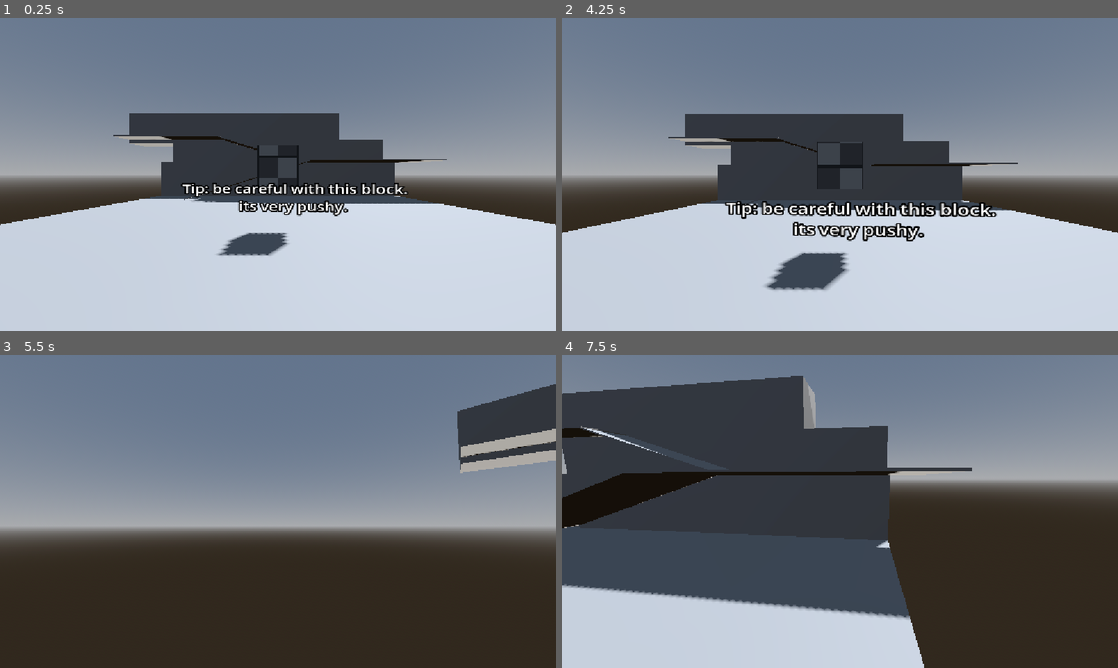
Above: before the commit, frames 1-4 (two rows, left to right).
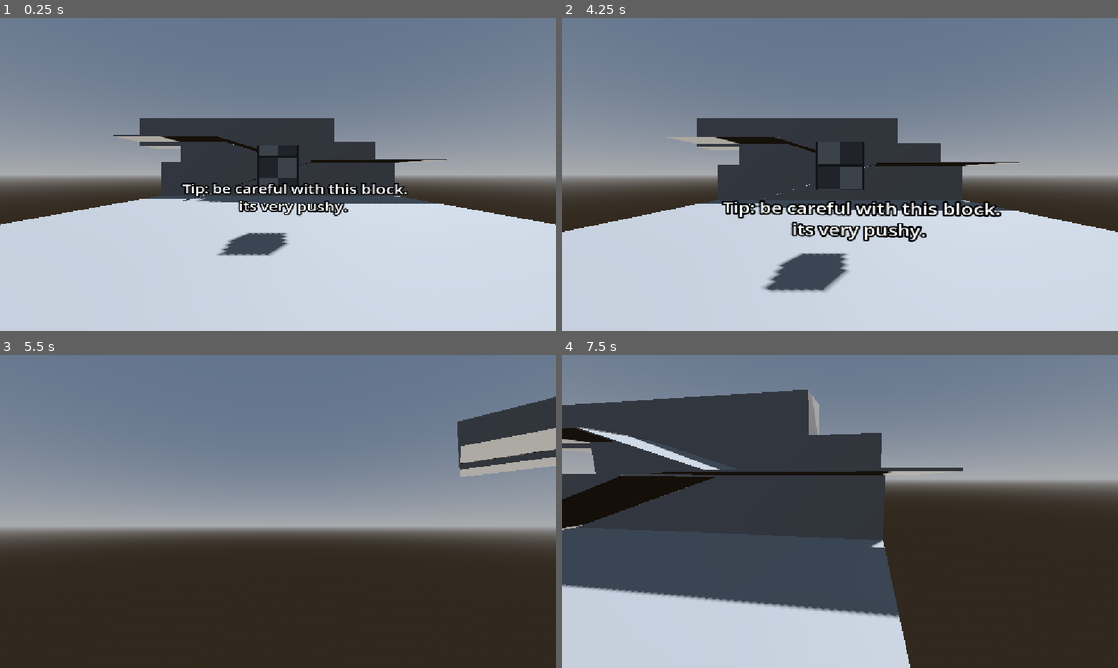
Above: after the commit, the same moments.

Repository: angrypig555/haven-game-2026
Game: Godot game, scene res://scenes/level4.tscn
The game is run twice, just before and just after one commit, with the same random seed, the same clock (stepped at 60 frames per second) and the same inputs. This scene is started directly instead of the project's main scene.
Inputs (mouse positions are in pixels of both pictures, inside the frame that each line leads up to):
- Up to frame 1 (0.25 s): no input
- Up to frame 2 (4.25 s): tap Enter (ui_accept) at 0.5, 0.77, 1.52, 3.02, 3.5, 3.77 s; move the mouse to (962, 158) at 0.52 s; hold D (right_strafe) 0.53-1.28 s; tap Shift (dash) every 0.75 s from 0.6 to 3.6 s; click (962, 158) at 0.67 s; move the mouse to (812, 174) at 1.27 s; hold W (forward) from 1.28 s (still down); move the mouse to (851, 168) at 2.02 s; move the mouse to (834, 180) at 2.77 s; move the mouse to (878, 177) at 3.52 s
- Up to frame 3 (5.5 s): keep holding W (forward); move the mouse to (233, 508) at 4.27 s; tap Shift (dash) at 4.35, 5.1 s; tap Enter (ui_accept) at 4.52, 5 s; move the mouse to (283, 511) at 5.02 s
- Up to frame 4 (7.5 s): move the mouse to (817, 505) at 5.77 s; release W (forward) at 5.78 s; hold D (right_strafe) 5.78-6.53 s; tap Shift (dash) at 5.85, 6.6, 7.35 s; tap Enter (ui_accept) at 6.02, 6.77 s; move the mouse to (867, 511) at 6.52 s; hold W (forward) from 6.53 s (still down); move the mouse to (812, 511) at 7.27 s

The runs differ from the first frame. In frame 1, 1.3% of the frame differs, in the area x 23-69%, y 30-60%; in frame 2, 4.1%; in frame 3, 1.8%; in frame 4, 4.8%, in the area x 0-74%, y 6-100%.

Commit message:
e

Diff:
--- a/haven-2026/scenes/level4.tscn
+++ b/haven-2026/scenes/level4.tscn
@@ -81,7 +81,7 @@
 [node name="Node3D" type="Node3D" unique_id=269122156]
 
 [node name="MeshInstance3D3" type="MeshInstance3D" parent="." unique_id=1307644259]
-transform = Transform3D(2.8278234, 0, 0, 0, 1, 0, 0, 0, 5.1967196, 0, 5.799674, -23.548529)
+transform = Transform3D(2.8278234, 0, 0, 0, 1, 0, 0, 0, 5.1967196, 0, 6.0803328, -24.783436)
 mesh = SubResource("PlaneMesh_g1tnb")
 
 [node name="StaticBody3D" type="StaticBody3D" parent="MeshInstance3D3" unique_id=329361014]
@@ -131,8 +131,19 @@
 transform = Transform3D(1.956344, 0, 0, 0, -0.03909265, 0, 0, 0, 1.8892452, 0, 0, 0)
 shape = SubResource("BoxShape3D_7ln0b")
 
+[node name="MeshInstance3D12" type="MeshInstance3D" parent="." unique_id=597764084]
+transform = Transform3D(17.05706, 0, 0, 0, 2.4396484, 0, 0, 0, 2.049577, 0, 0.7511605, -17.059486)
+mesh = SubResource("BoxMesh_b4lsh")
+
+[node name="StaticBody3D" type="StaticBody3D" parent="MeshInstance3D12" unique_id=1211104410]
+transform = Transform3D(0.50486755, 0, 0, 0, 25.6, 0, 0, 0, 0.49983266, 0, 0, 1.4988282e-05)
+
+[node name="CollisionShape3D" type="CollisionShape3D" parent="MeshInstance3D12/StaticBody3D" unique_id=856928371]
+transform = Transform3D(1.956344, 0, 0, 0, -0.03909265, 0, 0, 0, 1.8892452, 0, 0, 0)
+shape = SubResource("BoxShape3D_7ln0b")
+
 [node name="MeshInstance3D8" type="MeshInstance3D" parent="." unique_id=840024817]
-transform = Transform3D(17.05706, 0, 0, 0, 2.4396484, 0, 0, 0, 2.049577, 0, 2.704238, -17.61392)
+transform = Transform3D(17.05706, 0, 0, 0, 2.4396484, 0, 0, 0, 2.049577, 0, 2.704238, -18.904125)
 mesh = SubResource("BoxMesh_b4lsh")
 
 [node name="StaticBody3D" type="StaticBody3D" parent="MeshInstance3D8" unique_id=1108275190]
@@ -143,7 +154,7 @@
 shape = SubResource("BoxShape3D_7ln0b")
 
 [node name="MeshInstance3D11" type="MeshInstance3D" parent="." unique_id=1617233352]
-transform = Transform3D(17.05706, 0, 0, 0, 2.4396484, 0, 0, 0, 2.049577, -3.600447, 4.8391175, -17.61392)
+transform = Transform3D(17.05706, 0, 0, 0, 2.4396484, 0, 0, 0, 2.049577, -3.600447, 4.8391175, -18.956764)
 mesh = SubResource("BoxMesh_b4lsh")
 
 [node name="StaticBody3D" type="StaticBody3D" parent="MeshInstance3D11" unique_id=626673044]
@@ -154,7 +165,7 @@
 shape = SubResource("BoxShape3D_7ln0b")
 
 [node name="MeshInstance3D5" type="MeshInstance3D" parent="." unique_id=1176778096]
-transform = Transform3D(-1.4512855e-07, -0.01692594, -7.421078, 2.6118501e-08, 0.054610565, -2.3000793, 3.3734937, -1.1509683e-09, -3.0144892e-07, -1.7264829, 0.8004781, -13.428516)
+transform = Transform3D(-1.4512855e-07, -0.01692594, -7.421078, 2.6118501e-08, 0.054610565, -2.3000793, 3.3734937, -1.1509683e-09, -3.0144892e-07, -1.7264829, 0.7082344, -13.428516)
 mesh = SubResource("BoxMesh_b4lsh")
 
 [node name="StaticBody3D" type="StaticBody3D" parent="MeshInstance3D5" unique_id=778188458]
Not shown: 2 places in haven-2026/scenes/level4.tscn that only renumber resources
